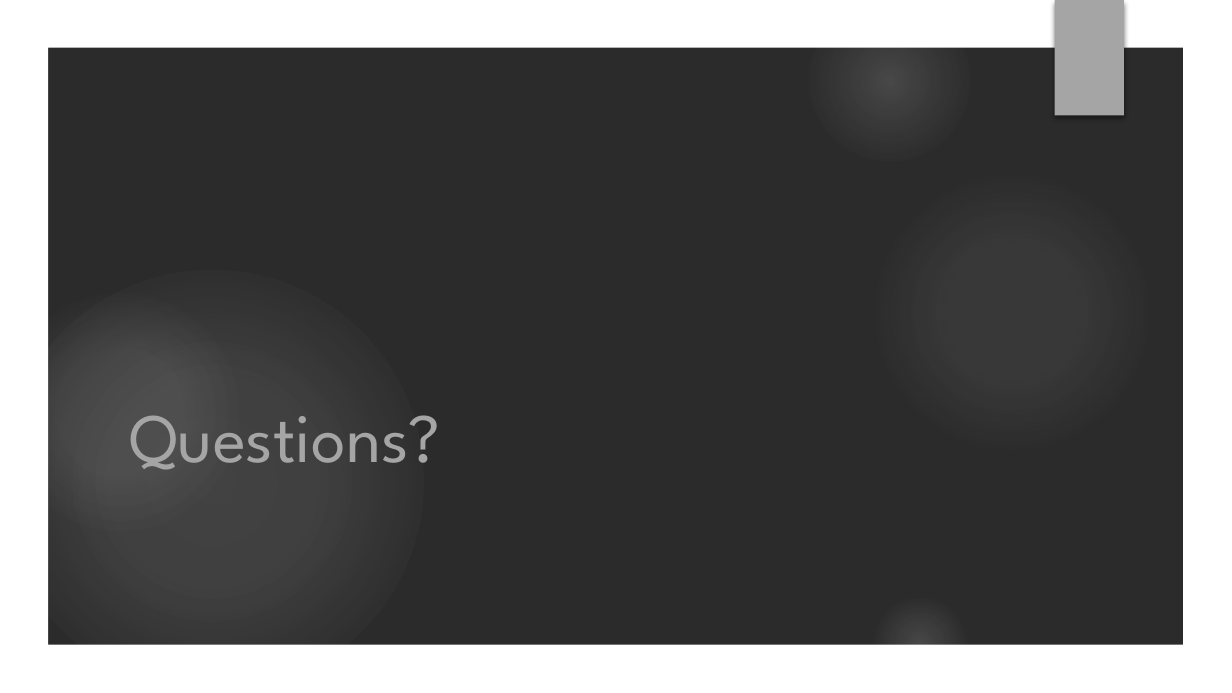
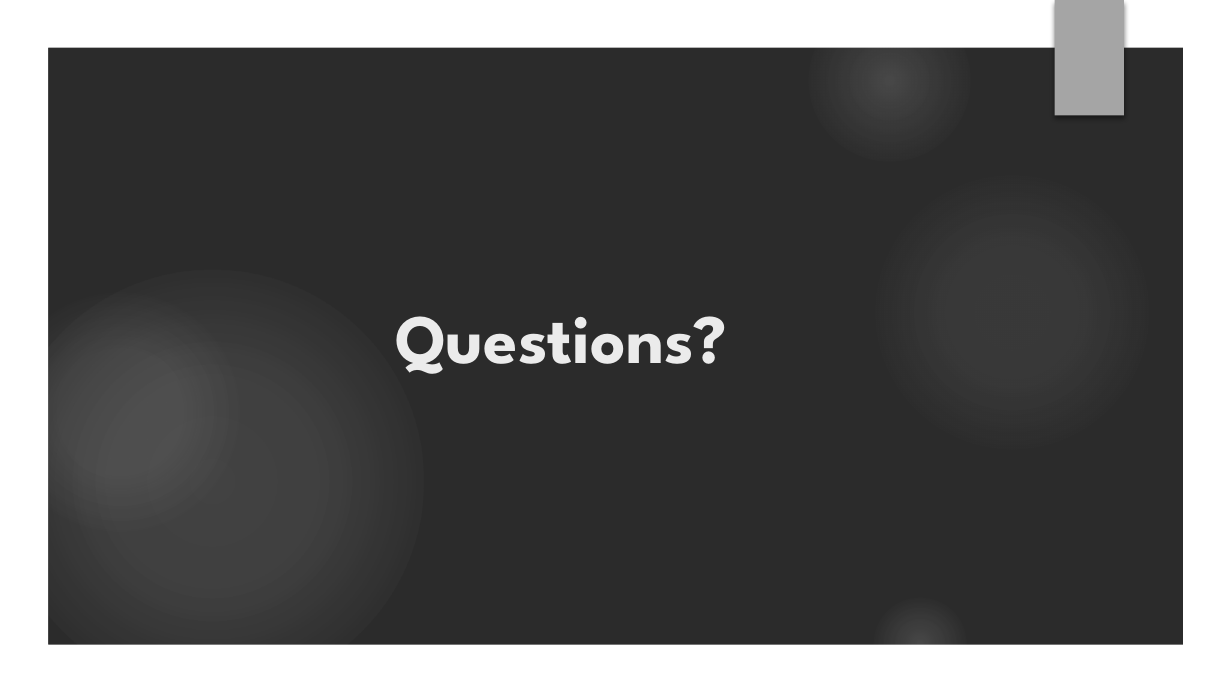
Before and after one commit to npm27/lrd-analysis, a slide deck: slide 22 of Presentations/Grad Symposium 21.pptx (slide 13 before the commit). Drawn at 1232x693 pixels with LibreOffice and Linux fonts; fonts in the diff are those of the drawing; background and template pictures are left out; a plain dark background stands for a picture behind light text. Boxes give left, top, right and bottom in pixels: in the first picture for what was removed or moved away, otherwise in the second. Text is boxed around its words. In the diff, an @@ line names an element or a change of style, - is before the commit and + after.

```diff
--- a/Presentations/Grad Symposium 21.pptx
+++ b/Presentations/Grad Symposium 21.pptx
@@ title "Questions?": place and size @@
-title "Questions?" at box(129, 415, 441, 470)
+title "Questions?" at box(395, 316, 727, 374)
@@ title "Questions?" at box(395, 316, 727, 374): text colour #A5A5A5 to #EBEBEB, bold on @@
```
Also in this commit, not shown: 9 other slides changed, 11 slides added, 2 slides removed, 2 other files.
